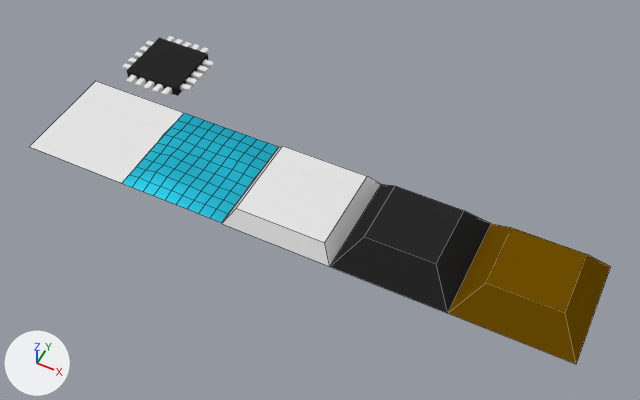
An edit to the Blender file res/new-render/scene.blend, drawn before and after from the same camera.
Camera for both pictures: a camera (50 mm lens) standing at (8.72, -8.8, 11.22) and looking at (4.13, 0.38, -0.25). Every picture has the same lights, and +X, +Y and +Z are marked at lower left. Mesh edges are drawn as thin lines on the coarser meshes.

The first picture shows 'Plane', 'block', 'chip', 'floor', 'movableblock', 'water'.
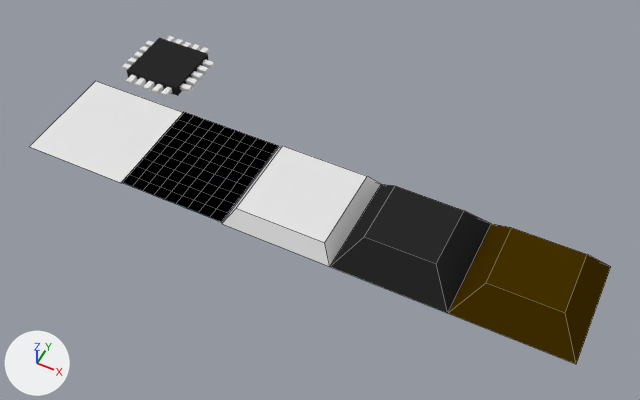
Location of each change, (x1, y1, x2, y2) in pixels of the pictures (640 x 400 px):
'movableblock', recoloured
    both: (448, 224, 611, 364)
'water', recoloured, reshaped
    before: (122, 113, 278, 223)
    after: (122, 112, 278, 222)

Patch to the scene script:
```diff
--- a/res/new-render/scene.blend.py
+++ b/res/new-render/scene.blend.py
@@ mat_movableblockmaterial @@
 mat_movableblockmaterial = diffuse_material('movableblockmaterial')
-mat_movableblockmaterial.base_color = (0.157, 0.0774, 0.0)  # brown #6e4f00
+mat_movableblockmaterial.base_color = (0.0578, 0.03, 0.0)  # brown #443000
@@ mat_watermat @@
 n1 = _N.new('ShaderNodeBsdfGlass'); n1.name = 'Glass BSDF'
-n1.distribution = 'GGX'
-n1.inputs[0].default_value = (0.0322, 0.736, 0.979, 1.0)  # 'Color', cyan #32dffd
-n1.inputs[1].default_value = 0.61  # 'Roughness'
-n1.inputs[2].default_value = 17.95  # 'IOR'
+n1.distribution = 'BECKMANN'
+n1.inputs[0].default_value = (0.124, 0.281, 0.75, 1.0)  # 'Color', blue #6390e1
+n1.inputs[1].default_value = 0.351  # 'Roughness'
+n1.inputs[2].default_value = 1.45  # 'IOR'
 _L.new(n1.outputs[0], n0.inputs[0])  # 'BSDF' to 'Surface'
@@ me_grid @@
 # used by ob_water; location = (2.0, 0.0, 0.0)
-me_grid.from_pydata(...)  # 100 vertices, 81 faces; spans x -1.01..1.01, y -1.0..1.0, z -0.01..0.08
+me_grid.from_pydata(...)  # 200 vertices, 198 faces; spans x -1.01..1.01, y -1.0..1.0, z 0.02
+# me_grid part 1
+# 84 vertices are removed from x -1.01..1.01, y -1.0..1.0, z -0.01..0.08
+# 81 faces are deleted
+# 35 vertices are added at x -1.01..1.0, y -1.0..1.0, z 0.02
+# 8 new vertices lie (0.0, -0.23, 0.0) away from vertices in x -0.78..0.78, y -0.56..0.79, z 0.02
+# 5 new vertices lie (0.0, -0.22, 0.0) away from vertices in x -0.78..0.78, y -0.34..0.11, z 0.02
+# 6 new vertices lie (0.22, 0.0, 0.0) away from vertices in x -0.78..0.78, y -0.56..0.79, z 0.02
+# 6 new vertices lie (-0.23, 0.0, 0.0) away from vertices in x -0.78..0.78, y -0.56..0.56, z 0.02
+# 7 new vertices lie (0.0, -0.22, 0.0) away from vertices in x -0.78..1.0, y -0.56..0.11, z 0.02
+# 8 new vertices lie (-0.22, 0.0, 0.0) away from vertices in x -0.78..0.11, y -0.78..0.79, z 0.02
+# 8 new vertices lie (0.0, -0.22, 0.0) away from vertices in x -1.0..1.0, y -0.78, z 0.02
+# 8 new vertices lie (0.22, 0.0, 0.0) away from vertices in x -1.0..0.56, y -1.0..0.56, z 0.02
+# 10 new vertices lie (0.0, 0.22, 0.0) away from vertices in x -1.0..1.0, y -0.56..0.56, z 0.02
+# 10 new vertices lie (-0.22, 0.0, 0.0) away from vertices in x -0.78..1.0, y -1.0..0.78, z 0.02
+# 11 new vertices lie (0.0, 0.22, 0.0) away from vertices in x -1.0..1.0, y -0.56..0.78, z 0.02
+# 7 new vertices lie (0.0, 0.21, 0.0) away from vertices in x -0.56..0.56, y -1.0..0.79, z 0.02
+# 8 new vertices lie (0.0, 0.23, 0.0) away from vertices in x -1.0..1.0, y -0.79..-0.34, z 0.02
+# 8 new vertices lie (0.22, 0.0, 0.0) away from vertices in x -0.78..0.78, y -0.56..1.0, z 0.02
+# 7 new vertices lie (0.23, 0.0, 0.0) away from vertices in x -1.01..0.78, y -0.56..1.0, z 0.02
+# 6 new vertices lie (-0.01, 0.22, 0.0) away from vertices in x -0.78..-0.33, y -1.0..-0.11, z 0.02
+# 6 new vertices lie (0.0, 0.22, 0.0) away from vertices in x -0.56..1.0, y -1.0..-0.11, z 0.02
+# 5 new vertices lie (0.01, 0.22, 0.0) away from vertices in x -0.56..1.0, y -1.0..0.11, z 0.02
+# 5 new vertices lie (-0.23, 0.0, 0.0) away from vertices in x 0.56..1.01, y -0.34..1.0, z 0.02
+# 5 new vertices lie (-0.22, 0.0, 0.0) away from vertices in x 0.33..0.78, y -0.56..1.0, z 0.02
+# 5 new vertices lie (0.0, 0.23, 0.0) away from vertices in x -0.33..0.34, y -0.56..0.56, z 0.02
+# 198 new faces join them
 me_grid.materials.append(mat_watermat)
```
